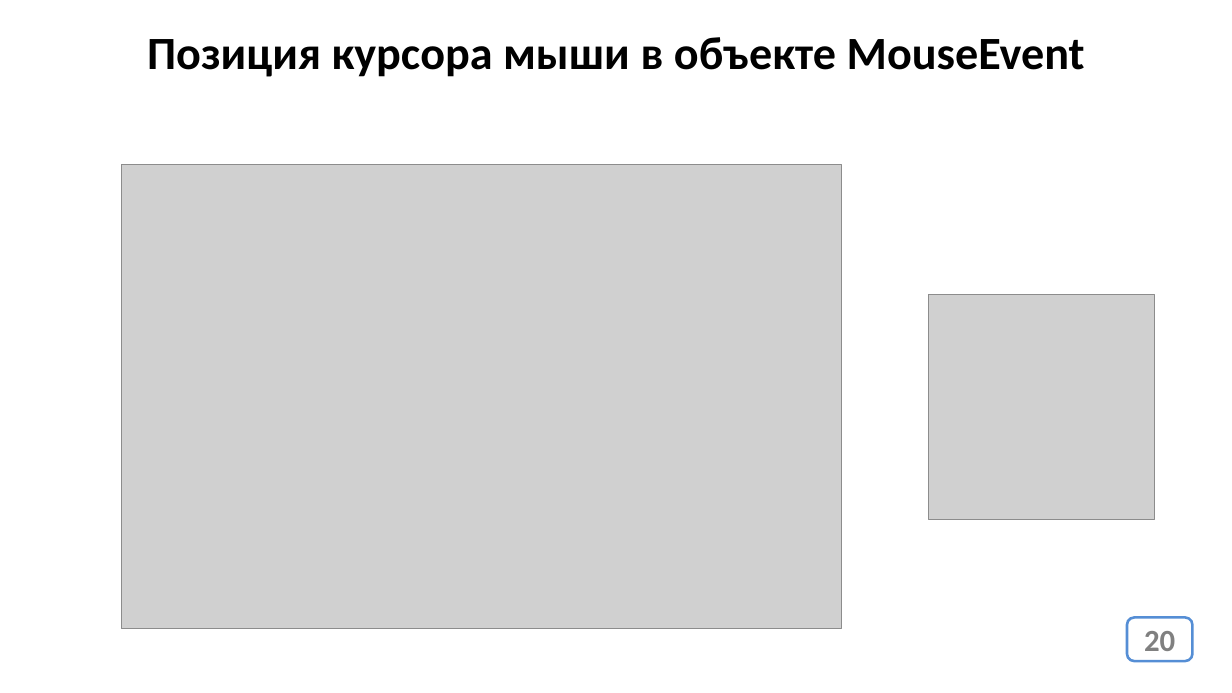
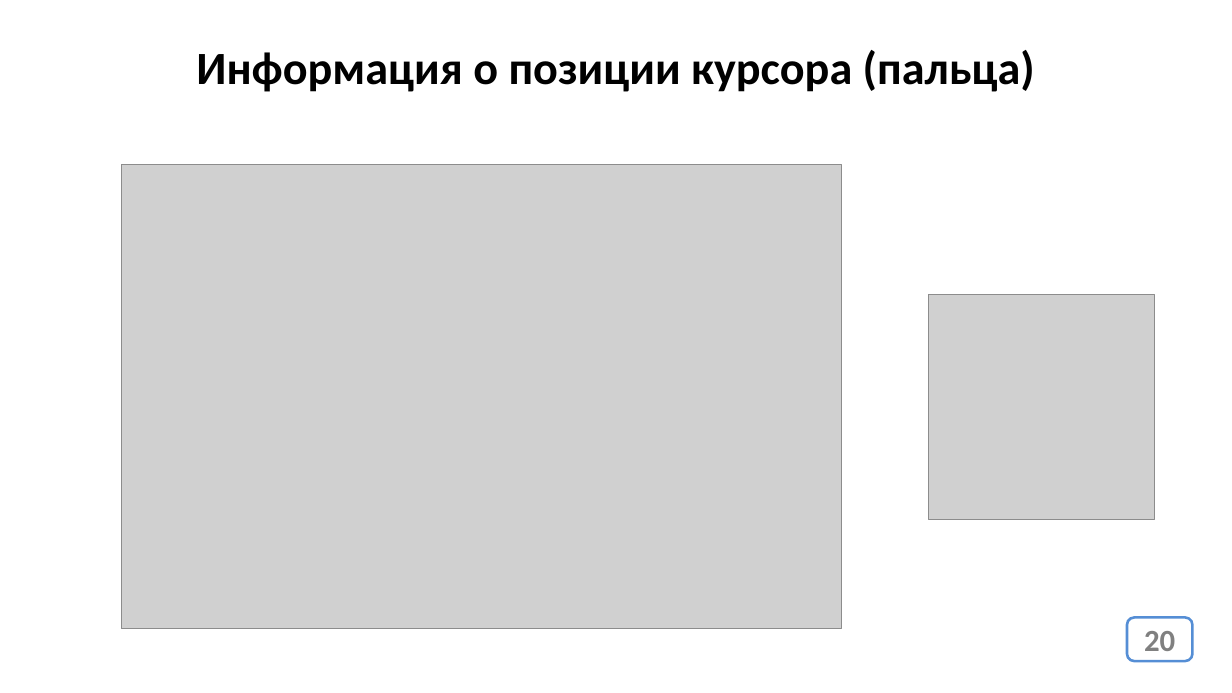
Before and after one commit to js-13-ort-dnipro/lesson05, a slide deck: slide 20 of lesson08.pptx. Drawn at 1232x693 pixels with LibreOffice and Linux fonts; fonts in the diff are those of the drawing; grey boxes stand for pictures. Boxes give left, top, right and bottom in pixels: in the first picture for what was removed or moved away, otherwise in the second. Text is boxed around its words. In the diff, an @@ line names an element or a change of style, - is before the commit and + after.

```diff
--- a/lesson08.pptx
+++ b/lesson08.pptx
@@ text at [196,50,1035,92]: text changed @@
-Позиция курсора мыши в объекте MouseEvent
+Информация о позиции курсора (пальца)
```
Also in this commit, not shown: 4 other slides changed, 1 other file.
